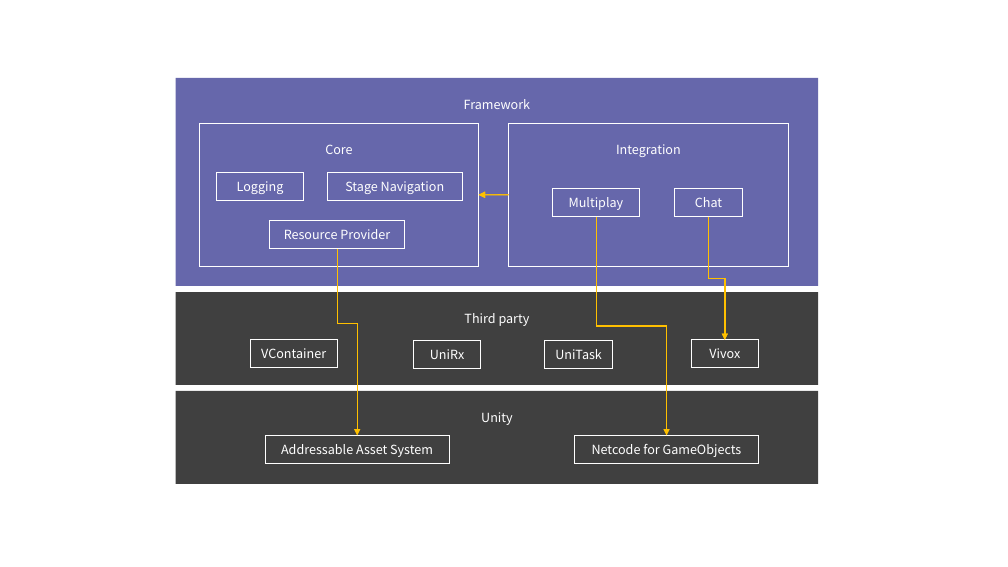
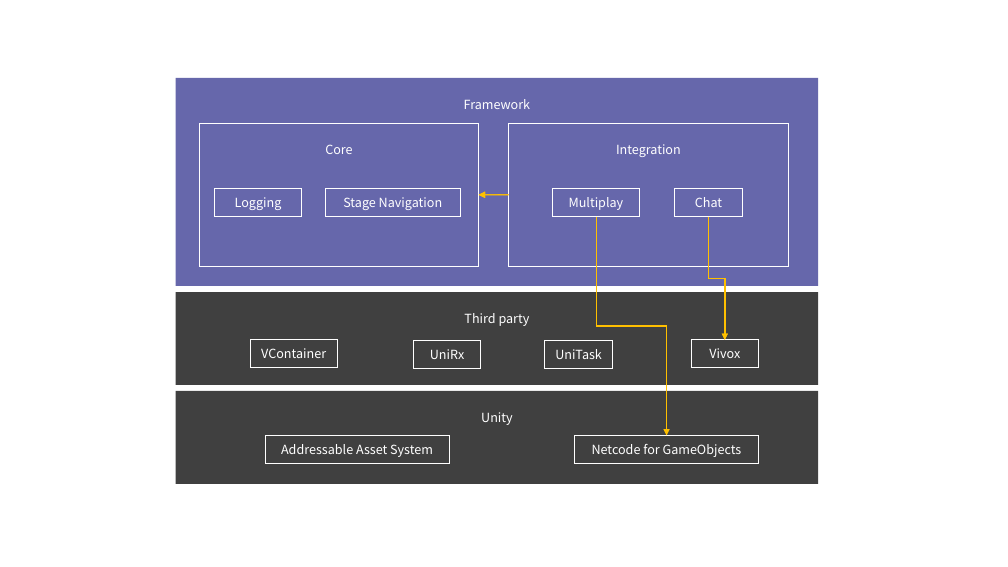
Before and after one commit to extreal-dev/Extreal.Guide, a slide deck: slide 2 of work/work.pptx. Drawn at 1008x567 pixels with LibreOffice and Linux fonts; fonts in the diff are those of the drawing. Boxes give left, top, right and bottom in pixels: in the first picture for what was removed or moved away, otherwise in the second. Text is boxed around its words. In the diff, an @@ line names an element or a change of style, - is before the commit and + after.

```diff
--- a/work/work.pptx
+++ b/work/work.pptx
@@ rectangle "Logging": place and size @@
-rectangle "Logging" at box(217, 172, 304, 200)
+rectangle "Logging" at box(215, 188, 302, 216)
@@ rectangle "Stage Navigation": place and size @@
-rectangle "Stage Navigation" at box(327, 172, 462, 200)
+rectangle "Stage Navigation" at box(325, 188, 460, 216)
@@ rectangle removed at box(270, 221, 405, 249) @@
-Resource Provider
@@ elbow arrow removed from (337, 249) to (357, 436) @@
```
Also in this commit, not shown: 3 other slides changed, 7 slides added, 5 slides removed, 17 other files.
